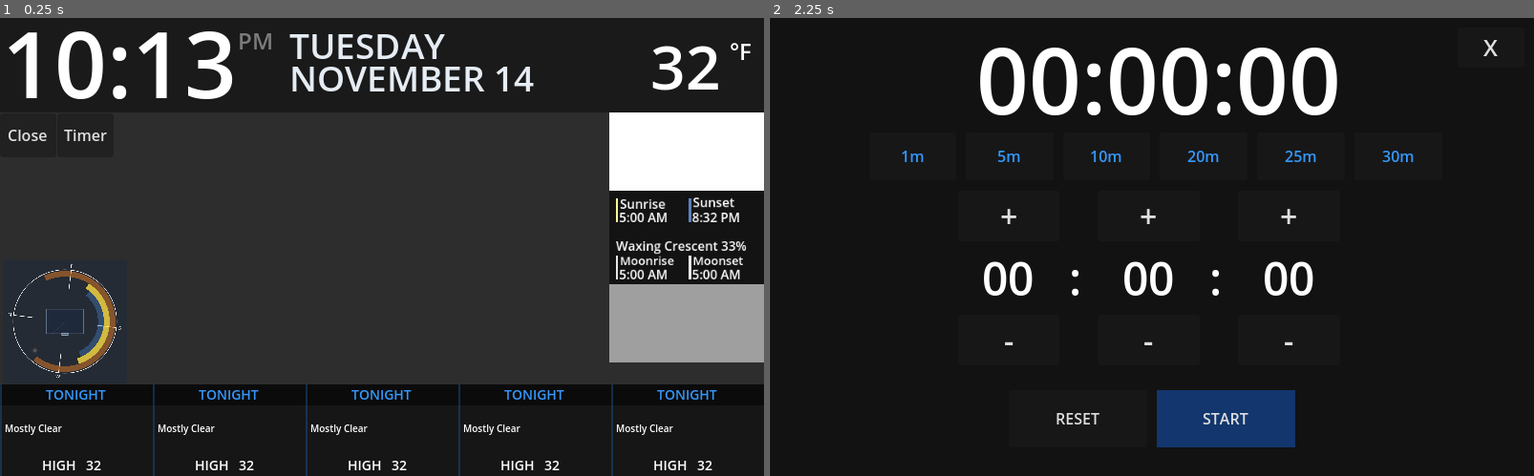
Above: before the commit, frames 1-2 (left to right).
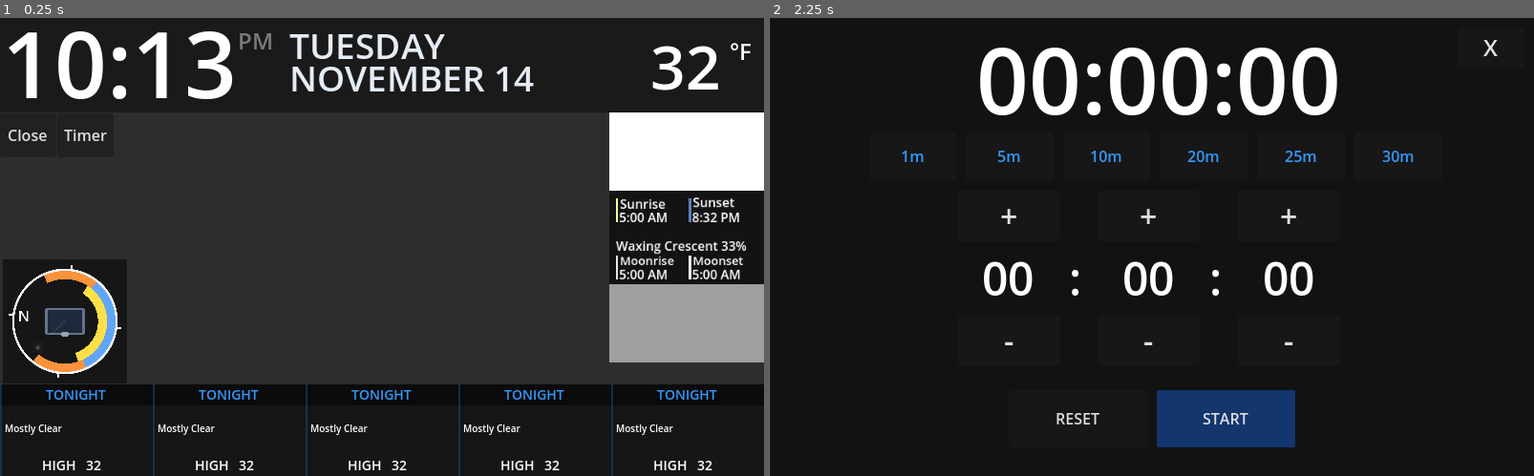
Above: after the commit, the same moments.

Repository: mattgrogan/PiDisplay
Game: Godot game, scene res://pi_display.tscn
Same seed, same stepped clock (60 frames per second), same inputs: the game is played once before the commit and once after it.
Inputs (mouse positions are in pixels of both pictures, inside the frame that each line leads up to):
- Up to frame 1 (0.25 s): no input
- Up to frame 2 (2.25 s): click (1343, 72) at 0.5 s; click (1159, 247) at 1.27 s; click "Timer" at 2 s

The runs differ from the first frame. In frame 1, 4.1% of the frame differs, in the area x 0-17%, y 52-80%; in frame 2, nothing differs.

Commit message:
Updated design

Diff:
--- a/solar_chart.tscn
+++ b/solar_chart.tscn
@@ -22,7 +22,7 @@
 offset_top = 55.0
 offset_right = 222.0
 offset_bottom = 185.0
-color = Color(0.117647, 0.160784, 0.231373, 0.5)
+color = Color(0, 0, 0, 0.5)
 
 [node name="ChartThumb" type="TextureRect" parent="."]
 offset_left = 92.0
--- a/solar_chart_renderer.gd
+++ b/solar_chart_renderer.gd
@@ -8,27 +8,26 @@
 const COLOR_HOUSE_STROKE = Color("#64748b")    # slate-500
 const COLOR_DOOR_FILL = Color("#475569")       # slate-600
 const COLOR_DOOR_STROKE = Color("#94a3b8")     # slate-400
-const COLOR_SUMMER_ARC = Color("#fb923c", 0.7)    # orange-400 @ 70%
-const COLOR_TODAY_ARC = Color("#fde047", 0.9)     # yellow-300 @ 90%
-const COLOR_WINTER_ARC = Color("#60a5fa", 0.6)    # blue-400 @ 60%
+const COLOR_SUMMER_ARC = Color("#fb923c")         # orange-400
+const COLOR_TODAY_ARC = Color("#fde047")          # yellow-300
+const COLOR_WINTER_ARC = Color("#60a5fa")         # blue-400
 const COLOR_SUN_BODY = Color("#f4f4f5")        # zinc-100
 const COLOR_SUN_CENTER = Color("#ffffff")      # white
 const COLOR_SUN_RAYS = Color("#f4f4f5", 0.7)   # zinc-100 @ 70%
 const COLOR_SUN_DASHED = Color("#f4f4f5", 0.3) # zinc-100 @ 30%
 
-# --- Layout Constants (scaled up ~10% from original) ---
-const ARC_WIDTH = 28.0
+# --- Layout Constants ---
+const ARC_WIDTH = 44.0
 const INNER_EDGE = 160.0
-const OUTER_EDGE = INNER_EDGE + ARC_WIDTH * 3.0       # 244
+const OUTER_EDGE = INNER_EDGE + ARC_WIDTH * 2.0         # 248
 const CIRCLE_RADIUS = 250.0
 const HOUSE_W = 120.0
 const HOUSE_H = 180.0
 const VIEW_ROTATION = -83.0
 
-# Arc center radii (evenly spaced by ARC_WIDTH)
-const WINTER_CENTER_R = INNER_EDGE + ARC_WIDTH * 0.5   # 174
-const TODAY_CENTER_R = INNER_EDGE + ARC_WIDTH * 1.5     # 202
-const SUMMER_CENTER_R = INNER_EDGE + ARC_WIDTH * 2.5    # 230
+# Arc center radii (2 bands: today inner, summer/winter outer)
+const TODAY_CENTER_R = INNER_EDGE + ARC_WIDTH * 0.5      # 177.5
+const SUMMER_CENTER_R = INNER_EDGE + ARC_WIDTH * 1.5     # 212.5
 
 # --- Data (set by parent solar_chart.gd) ---
 var summer_sunrise_az: float = 0.0
@@ -51,46 +50,40 @@
 
 
 func _draw():
-	# 1. Overall circle
-	draw_arc(Vector2.ZERO, CIRCLE_RADIUS, 0, TAU, 128, COLOR_CIRCLE, 2.0, true)
-
-	# 2. Cardinal direction lines (behind arcs)
-	var cardinal_azimuths = [0.0, 90.0, 180.0, 270.0]  # N, E, S, W
-	var line_inner = INNER_EDGE - 5.0
-	var line_outer = OUTER_EDGE + 5.0
-	for az in cardinal_azimuths:
-		var p1 = _az_to_xy(az, line_inner)
-		var p2 = _az_to_xy(az, line_outer)
-		draw_line(p1, p2, COLOR_CARDINAL_LINE, 2.0, true)
-
-	# 3. Summer solstice arc (outermost)
+	# 1. Summer solstice arc (outer band)
 	if summer_sunset_az > summer_sunrise_az:
 		var start_angle = _az_to_angle(summer_sunrise_az)
 		var end_angle = _az_to_angle(summer_sunset_az)
 		draw_arc(Vector2.ZERO, SUMMER_CENTER_R, start_angle, end_angle, 128, COLOR_SUMMER_ARC, ARC_WIDTH, false)
 
-	# 4. Today's arc (middle)
+	# 2. Winter solstice arc (overlaid on summer — same radius, shorter span)
+	if winter_sunset_az > winter_sunrise_az:
+		var start_angle = _az_to_angle(winter_sunrise_az)
+		var end_angle = _az_to_angle(winter_sunset_az)
+		draw_arc(Vector2.ZERO, SUMMER_CENTER_R, start_angle, end_angle, 128, COLOR_WINTER_ARC, ARC_WIDTH, false)
+
+	# 3. Today's arc (inner band)
 	if today_sunset_az > today_sunrise_az:
 		var start_angle = _az_to_angle(today_sunrise_az)
 		var end_angle = _az_to_angle(today_sunset_az)
 		draw_arc(Vector2.ZERO, TODAY_CENTER_R, start_angle, end_angle, 128, COLOR_TODAY_ARC, ARC_WIDTH, false)
 
-	# 5. Winter solstice arc (innermost)
-	if winter_sunset_az > winter_sunrise_az:
-		var start_angle = _az_to_angle(winter_sunrise_az)
-		var end_angle = _az_to_angle(winter_sunset_az)
-		draw_arc(Vector2.ZERO, WINTER_CENTER_R, start_angle, end_angle, 128, COLOR_WINTER_ARC, ARC_WIDTH, false)
+	# 4. Overall circle (on top of arcs)
+	draw_arc(Vector2.ZERO, CIRCLE_RADIUS, 0, TAU, 128, COLOR_CIRCLE, 10.0, true)
 
-	# 6. Cardinal direction labels
-	var labels = ["N", "E", "S", "W"]
-	var label_radius = CIRCLE_RADIUS + 18.0
-	for i in range(4):
-		var az = cardinal_azimuths[i]
-		var pos = _az_to_xy(az, label_radius)
-		var font = ThemeDB.fallback_font
-		var font_size = 24
-		var text_size = font.get_string_size(labels[i], HORIZONTAL_ALIGNMENT_CENTER, -1, font_size)
-		draw_string(font, pos - Vector2(text_size.x / 2.0, -text_size.y / 4.0), labels[i], HORIZONTAL_ALIGNMENT_CENTER, -1, font_size, COLOR_CARDINAL_LABEL)
+	# 5. Cardinal direction lines (extending slightly outside the circle)
+	var cardinal_azimuths = [0.0, 90.0, 180.0, 270.0]  # N, E, S, W
+	for az in cardinal_azimuths:
+		var p1 = _az_to_xy(az, CIRCLE_RADIUS)
+		var p2 = _az_to_xy(az, CIRCLE_RADIUS + 25.0)
+		draw_line(p1, p2, COLOR_CARDINAL_LINE, 10.0, true)
+
+	# 6. North label (inside circle)
+	var font = ThemeDB.fallback_font
+	var font_size = 72
+	var n_label_pos = _az_to_xy(0.0, CIRCLE_RADIUS - 50.0)
+	var text_size = font.get_string_size("N", HORIZONTAL_ALIGNMENT_CENTER, -1, font_size)
+	draw_string(font, n_label_pos - Vector2(text_size.x / 2.0, -text_size.y / 4.0), "N", HORIZONTAL_ALIGNMENT_CENTER, -1, font_size, COLOR_CARDINAL_LABEL)
 
 	# 7. House rectangle (rotated -90 in local space)
 	_draw_house()
@@ -124,7 +117,7 @@
 
 	# Stroke (draw edges)
 	for i in range(4):
-		draw_line(corners[i], corners[(i + 1) % 4], COLOR_HOUSE_STROKE, 3.0, true)
+		draw_line(corners[i], corners[(i + 1) % 4], COLOR_HOUSE_STROKE, 10.0, true)
 
 	# Door: on the west (left in unrotated space) long wall, scaled with house
 	var door_local = [
@@ -139,7 +132,7 @@
 
 	draw_colored_polygon(door_corners, COLOR_DOOR_FILL)
 	for i in range(4):
-		draw_line(door_corners[i], door_corners[(i + 1) % 4], COLOR_DOOR_STROKE, 2.0, true)
+		draw_line(door_corners[i], door_corners[(i + 1) % 4], COLOR_DOOR_STROKE, 10.0, true)
 
 
 func _draw_sun():
@@ -148,7 +141,7 @@
 
 	# Dashed line from house center to sun
 	var dashed_color = Color(COLOR_SUN_DASHED, COLOR_SUN_DASHED.a * dim)
-	_draw_dashed_line(Vector2.ZERO, sun_pos, dashed_color, 2.0, 10.0, 6.0)
+	_draw_dashed_line(Vector2.ZERO, sun_pos, dashed_color, 10.0, 10.0, 6.0)
 
 	# 8 rays at 45 degree intervals
 	var ray_color = Color(COLOR_SUN_RAYS, COLOR_SUN_RAYS.a * dim)
@@ -156,7 +149,7 @@
 		var ray_angle = deg_to_rad(i * 45.0)
 		var ray_start = sun_pos + Vector2(cos(ray_angle), sin(ray_angle)) * 20.0
 		var ray_end = sun_pos + Vector2(cos(ray_angle), sin(ray_angle)) * 32.0
-		draw_line(ray_start, ray_end, ray_color, 4.0, true)
+		draw_line(ray_start, ray_end, ray_color, 10.0, true)
 
 	# Body circle
 	var body_color = Color(COLOR_SUN_BODY, dim)
